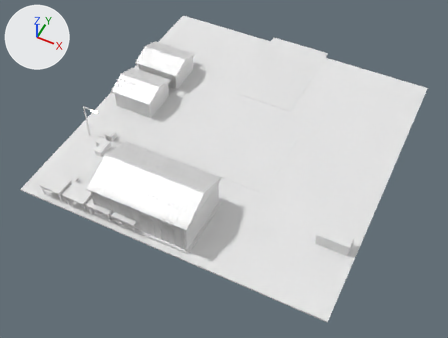
One commit to the FBX model Assets/Art/KayseriIsland/Models/Coal/Phase1/Market_P1.fbx: the scene before it, then after it.
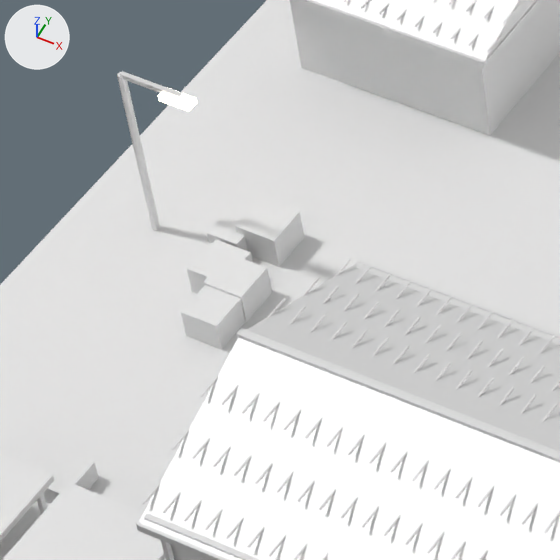
Each version appears first whole from a 50 mm lens placed at (43.8, -223.9, 110.8), pointed at (0.5, -137.3, 2.6), and next in a close-up on the part from 14% to 36% of the width and 28% to 58% of the height. The axes (+X, +Y, +Z) are drawn at upper left. The lights are the same throughout. The last two pictures show the newer version. Where no turn or scale is listed for an object, it has been applied to the vertices.

Script lines for the objects in view, before the commit:
```python
me_market_goods_001 = bpy.data.meshes.new('Market.Goods.001')
me_market_goods_001.from_pydata(...)  # 56 vertices, 84 faces; spans x -29.0..34.5, y -149.5..-141.6, z 0.3..3.3
# faces by material slot: [72, 12]
me_market_goods_001.materials.append(mat_wood_lt)  # white #e7e7e7
me_market_goods_001.materials.append(mat_blue)  # white #e7e7e7
me_market_pad_001 = bpy.data.meshes.new('Market.Pad.001')
me_market_pad_001.from_pydata(...)  # 24 vertices, 36 faces; spans x -36.0..36.0, y -165.0..-89.0, z 0.0..0.4
# faces by material slot: [12, 12, 12]
me_market_pad_001.materials.append(mat_dirt)  # white #e7e7e7
me_market_pad_001.materials.append(mat_concrete)  # white #e7e7e7
me_market_pad_001.materials.append(mat_asphalt)  # white #e7e7e7
me_market_shop1_001 = bpy.data.meshes.new('Market.Shop1.001')
me_market_shop1_001.from_pydata(...)  # 750 vertices, 1124 faces; spans x -5.57..5.57, y -5.07..7.09, z 0.0..6.9
# faces by material slot: [36, 944, 96, 12, 12, 12, 12]
me_market_shop1_001.materials.append(mat_cream)  # white #e7e7e7
me_market_shop1_001.materials.append(mat_roof_grey)  # white #e7e7e7
me_market_shop1_001.materials.append(mat_steel_dk)  # white #e7e7e7
me_market_shop1_001.materials.append(mat_glass)  # white #e7e7e7
me_market_shop1_001.materials.append(mat_wood)  # white #e7e7e7
me_market_shop1_001.materials.append(mat_teal)  # white #e7e7e7
me_market_shop1_001.materials.append(mat_winlight)  # white #e7e7e7, glowing beige #ffeabc
ob_market_goods = bpy.data.objects.new('Market.Goods', me_market_goods_001)
ob_market_goods.location = (0.0, 0.0, 5.0)
ob_market_pad = bpy.data.objects.new('Market.Pad', me_market_pad_001)
ob_market_pad.location = (0.0, 0.0, 5.0)
ob_market_shop1 = bpy.data.objects.new('Market.Shop1', me_market_shop1_001)
ob_market_shop1.location = (-27.0, -128.0, 5.3)
# also in view: 'Market.WH1' at (-6.0, -156.0, 11.1); 'Market.Lamp0' at (-30.3, -144.0, 9.9); 'Market.Stalls' at (-18.7, -160.6, 7.0)
```
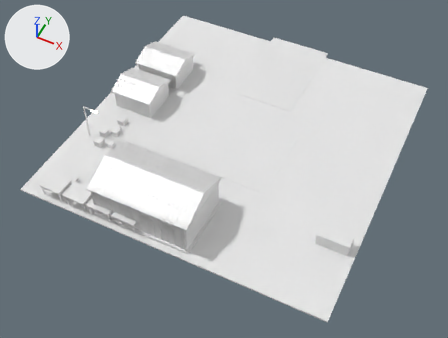
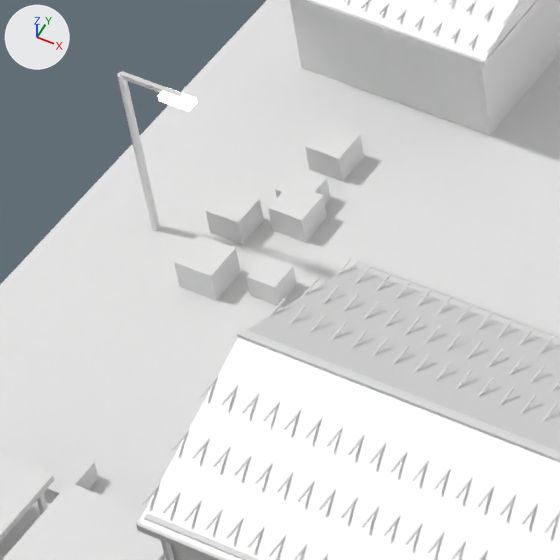
Location of each change, (x1, y1, x2, y2) in pixels of the close-ups (560 x 560 px; the box of a moved part takes in the faces that stretch with it):
'Market.Goods', reshaped
    before: (181, 197, 304, 350)
    after: (174, 122, 364, 306)
part 1 of me_market_goods_001, moved or reshaped
    before: (181, 285, 245, 350)
    after: (275, 166, 330, 205)
part 2 of me_market_goods_001, moved or reshaped
    before: (235, 197, 304, 267)
    after: (268, 183, 327, 243)
part 3 of me_market_goods_001, moved or reshaped
    before: (203, 253, 272, 322)
    after: (206, 186, 264, 245)
part 4 of me_market_goods_001, moved or reshaped
    before: (207, 211, 248, 251)
    after: (247, 256, 297, 306)
part 5 of me_market_goods_001, moved or reshaped
    before: (193, 239, 253, 273)
    after: (305, 122, 364, 182)
part 6 of me_market_goods_001, moved or reshaped
    before: (187, 242, 212, 293)
    after: (174, 234, 241, 301)

What the commit changed:
me_market_goods_001 is used by ob_market_goods; location (0.0, 0.0, 5.0).
me_market_goods_001 had 56 vertices, 84 faces and spanned x -29.0..34.5, y -149.5..-141.6, z 0.3..3.3.
me_market_goods_001 now has 56 vertices, 84 faces and spans x -29.7..34.5, y -149.5..-136.2, z 0.3..3.3.
me_market_goods_001 part 1: the loose piece of 8 vertices spanning x -27.2..-25.4, y -148.8..-147.0, z 0.3..1.7 is scaled about its middle by 0.895, then moved by (-0.7, 8.0, -0.1).
me_market_goods_001 part 2: the loose piece of 8 vertices spanning x -27.9..-25.9, y -143.6..-141.6, z 0.3..1.9 is scaled about its middle by 0.861, then moved by (0.4, 1.6, -0.1).
me_market_goods_001 part 3: the loose piece of 8 vertices spanning x -27.2..-25.3, y -147.0..-145.1, z 0.3..1.9 is scaled about its middle by 0.865, then moved by (-2.6, 3.7, -0.1).
me_market_goods_001 part 4: the loose piece of 8 vertices spanning x -29.0..-27.5, y -144.2..-142.7, z 0.3..1.5 is moved by (2.9, -1.4, 0.0).
me_market_goods_001 part 5: the loose piece of 8 vertices spanning x -28.3..-26.5, y -146.3..-144.5, z 0.3..1.7 is moved by (0.2, 8.3, 0.0).
me_market_goods_001 part 6: the loose piece of 8 vertices spanning x -28.4..-26.7, y -146.5..-144.8, z 0.3..1.7 is moved by (-0.6, 0.1, 0.0).
